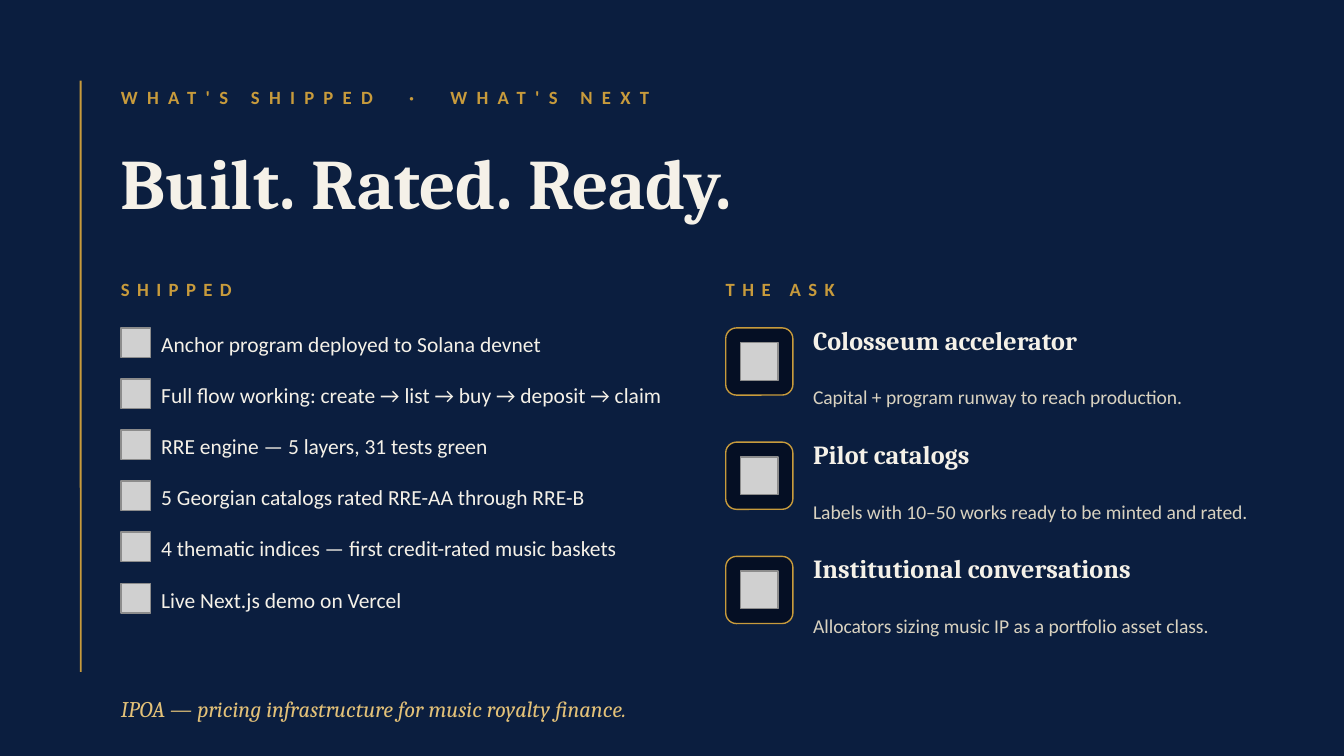
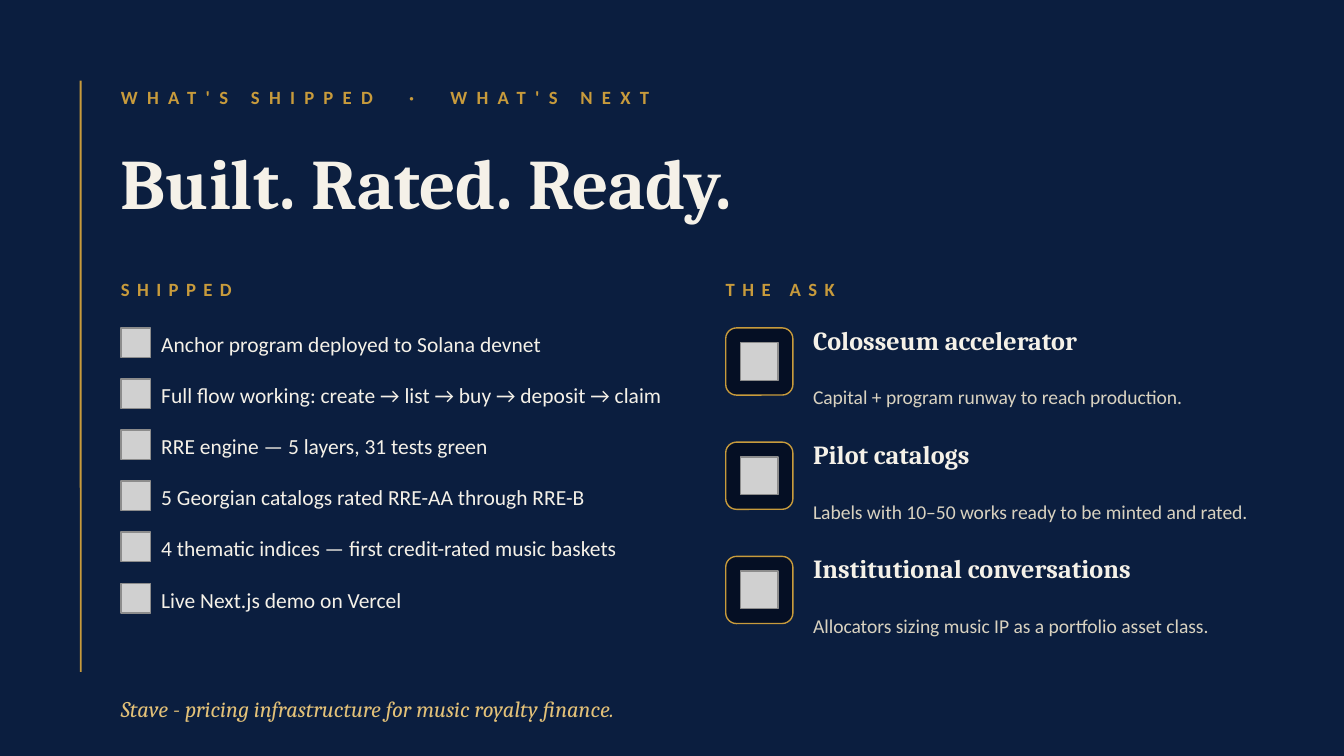
Before and after one commit to levanglij/stave, a slide deck: slide 10 of submission/Stave-pitch-deck.pptx. Drawn at 1344x756 pixels with LibreOffice and Linux fonts; fonts in the diff are those of the drawing; grey boxes stand for pictures. Boxes give left, top, right and bottom in pixels: in the first picture for what was removed or moved away, otherwise in the second. Text is boxed around its words. In the diff, an @@ line names an element or a change of style, - is before the commit and + after.

Commit message:
docs(submission): rename product IPOA to Stave in deck and script, frame IPOA as non-crypto data partner

```diff
--- a/submission/Stave-pitch-deck.pptx
+++ b/submission/Stave-pitch-deck.pptx
@@ text at box(121, 701, 614, 722): text changed @@
-IPOA — pricing infrastructure for music royalty finance.
+Stave - pricing infrastructure for music royalty finance.
```
Also in this commit, not shown: 3 other slides changed, 1 other file.
